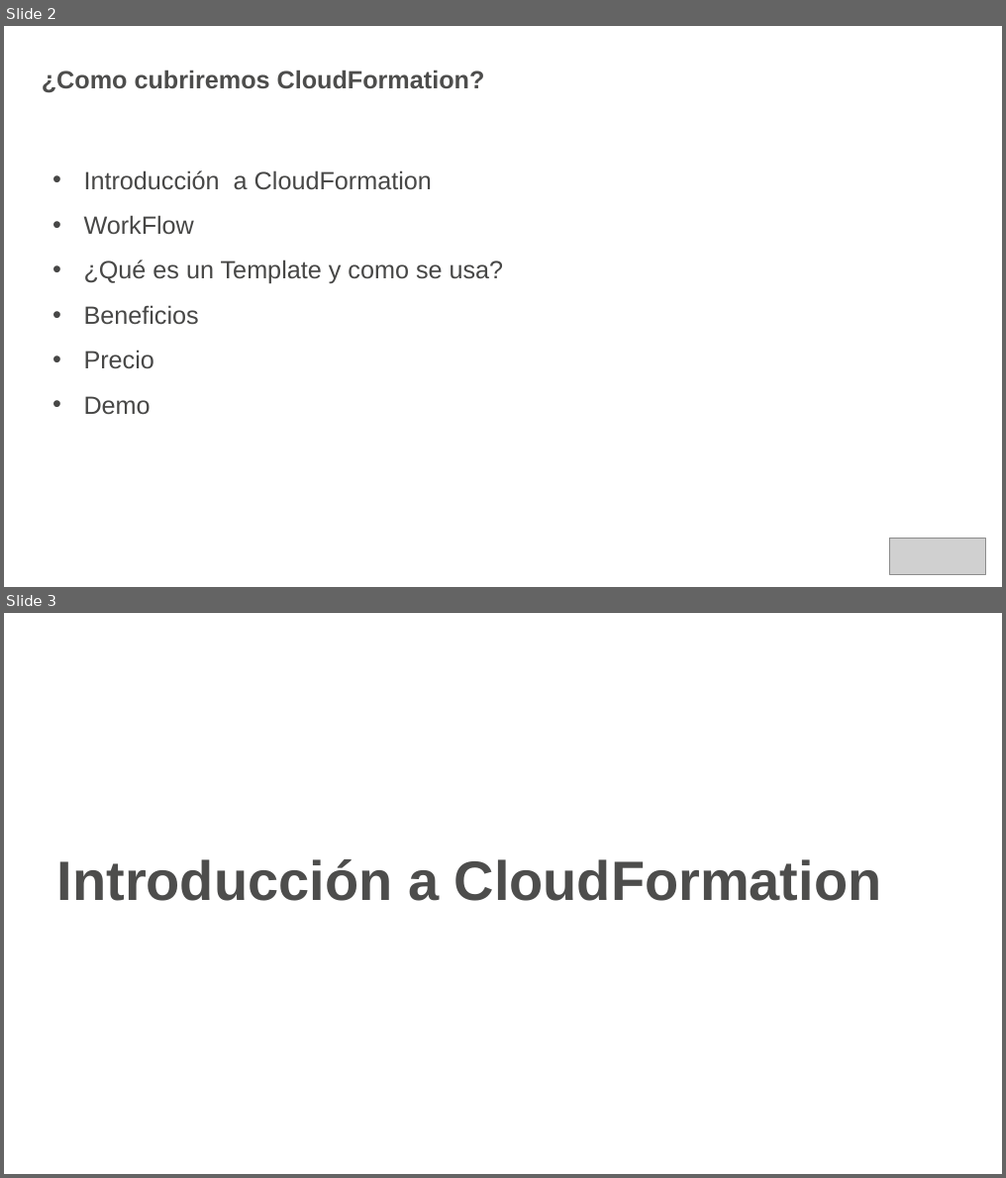
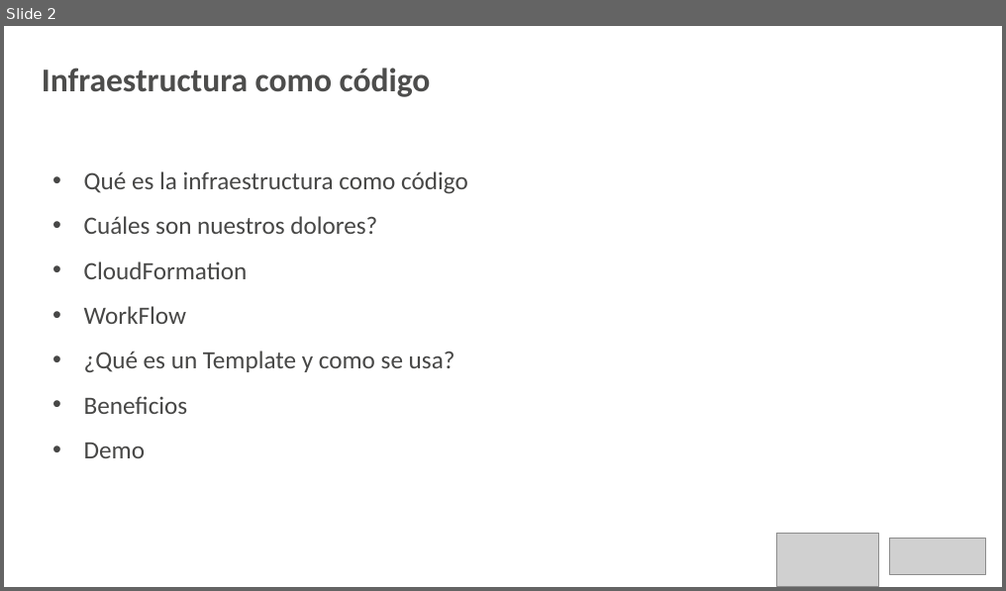
Before and after one commit to awsusergroupsantiago/demos, a slide deck: AWSUserGroup/22-06-2017/presentación/cloudformation.pptx. Shown one above the other, each under a label of ours: slides 2 and 3 before the commit, slide 2 after it. The pictures are 1006x1178 and 1006x591 pixels, drawn with LibreOffice and Linux fonts; fonts in the diff are those of the drawing; grey boxes stand for pictures; background and template pictures are left out. Boxes give left, top, right and bottom in pixels: in the first picture for what was removed or moved away, otherwise in the second. Text is boxed around its words. In the diff, an @@ line names an element or a change of style, - is before the commit and + after.

```diff
--- a/AWSUserGroup/22-06-2017/presentación/cloudformation.pptx
+++ b/AWSUserGroup/22-06-2017/presentación/cloudformation.pptx
@@ slide 3 removed at <box>4,613,1002,1174</box>, background #FFFFFF @@
@@ title removed at <box>57,860,882,901</box> @@
-Introducción a CloudFormation
@@ slide 2 changed as well @@
@@ title at <box>42,68,431,97</box>: text changed; size 18 to 24 pt; font Arial to Calibri; text colour #4C4D4C to #4D4D4C @@
-¿Como cubriremos CloudFormation?
+Infraestructura como código
@@ text at <box>84,172,468,279</box>: text changed; font Arial to Calibri @@
-• Introducción a CloudFormation
+• Qué es la infraestructura como código
+• Cuáles son nuestros dolores?
+• CloudFormation
@@ text at <box>84,306,455,459</box>: font Arial to Calibri in "WorkFlow", "¿Qué es un Template y como se ...", "Beneficios", "Demo" @@
@@ text at <box>84,350,154,370</box>: paragraph removed @@
-• Precio
@@ picture added at <box>777,533,879,586</box> @@
```
Also in this commit, not shown: 19 other slides changed, 4 slides added, 6 other slides removed.
